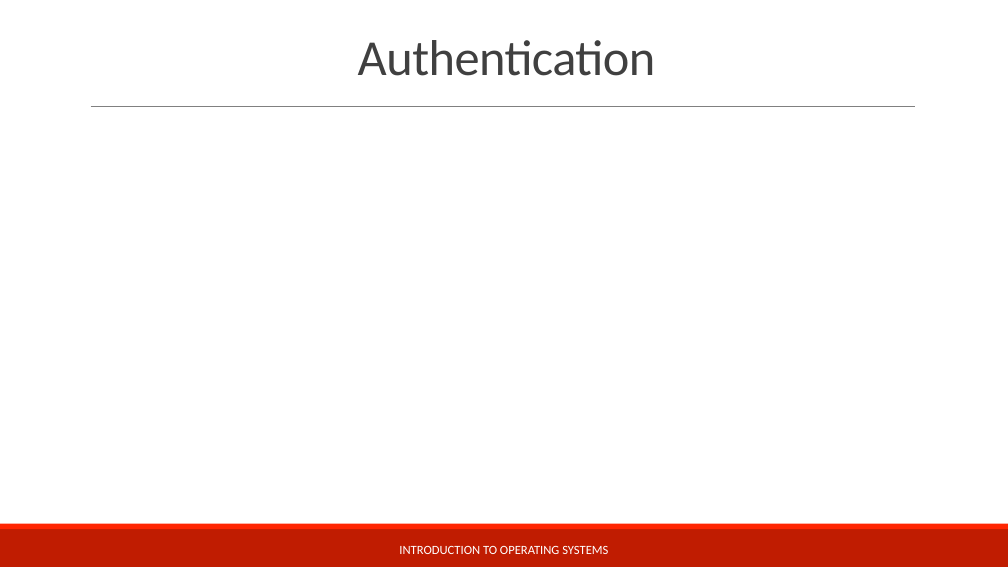
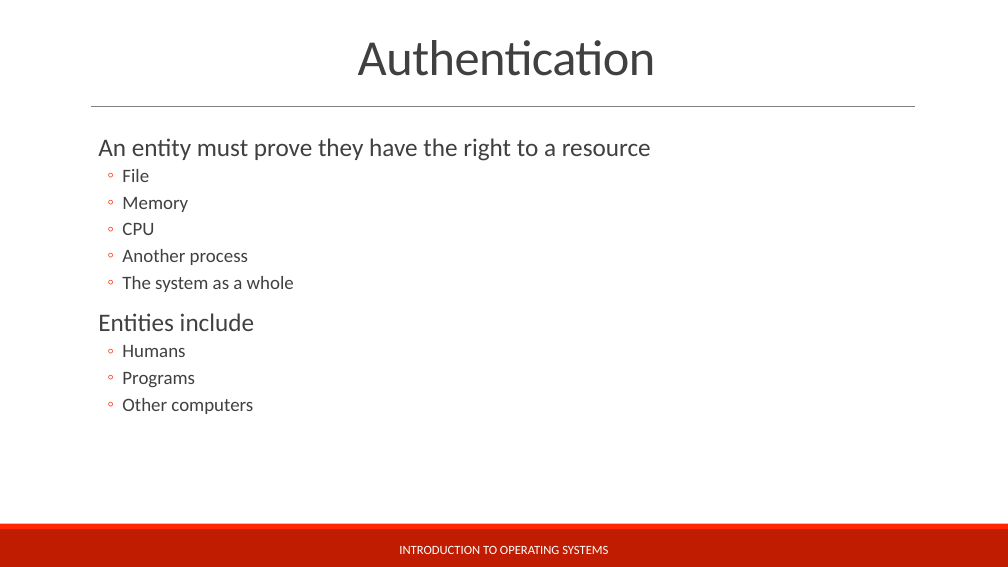
Before and after one commit to teachbsd/course, a slide deck: slide 4 of undergraduate/lectures/security.pptx. Drawn at 1008x567 pixels with LibreOffice and Linux fonts; fonts in the diff are those of the drawing; background and template pictures are left out. Boxes give left, top, right and bottom in pixels: in the first picture for what was removed or moved away, otherwise in the second. Text is boxed around its words. In the diff, an @@ line names an element or a change of style, - is before the commit and + after.

```diff
--- a/undergraduate/lectures/security.pptx
+++ b/undergraduate/lectures/security.pptx
@@ text added at (98,138,651,414), 18 pt, text #404040 @@
+  An entity must prove they have the right to a resource
+  ◦ File
+  ◦ Memory
+  ◦ CPU
+  ◦ Another process
+  ◦ The system as a whole
+  Entities include
+  ◦ Humans
+  ◦ Programs
+  ◦ Other computers
```
Also in this commit, not shown: 2 other slides changed.
